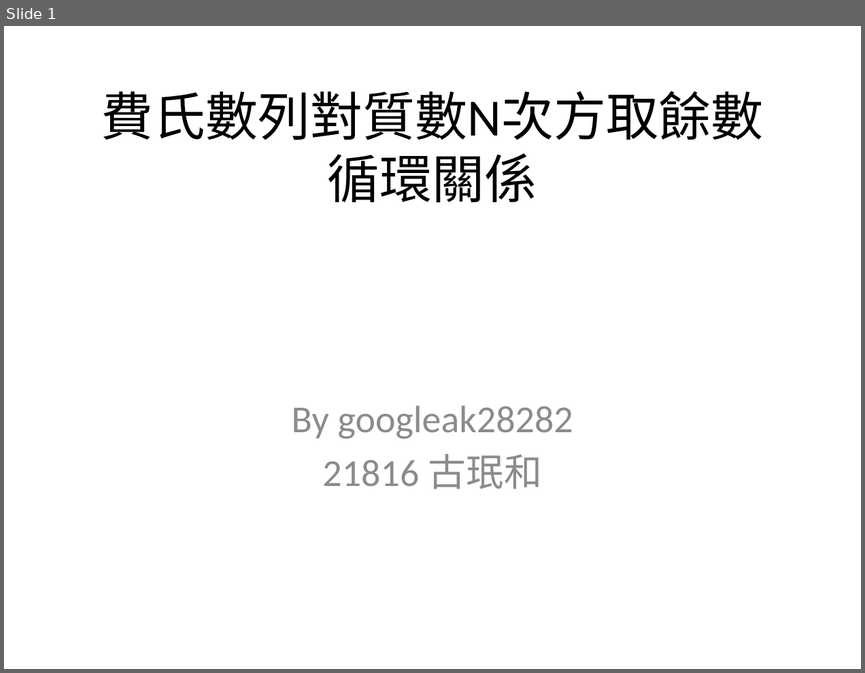
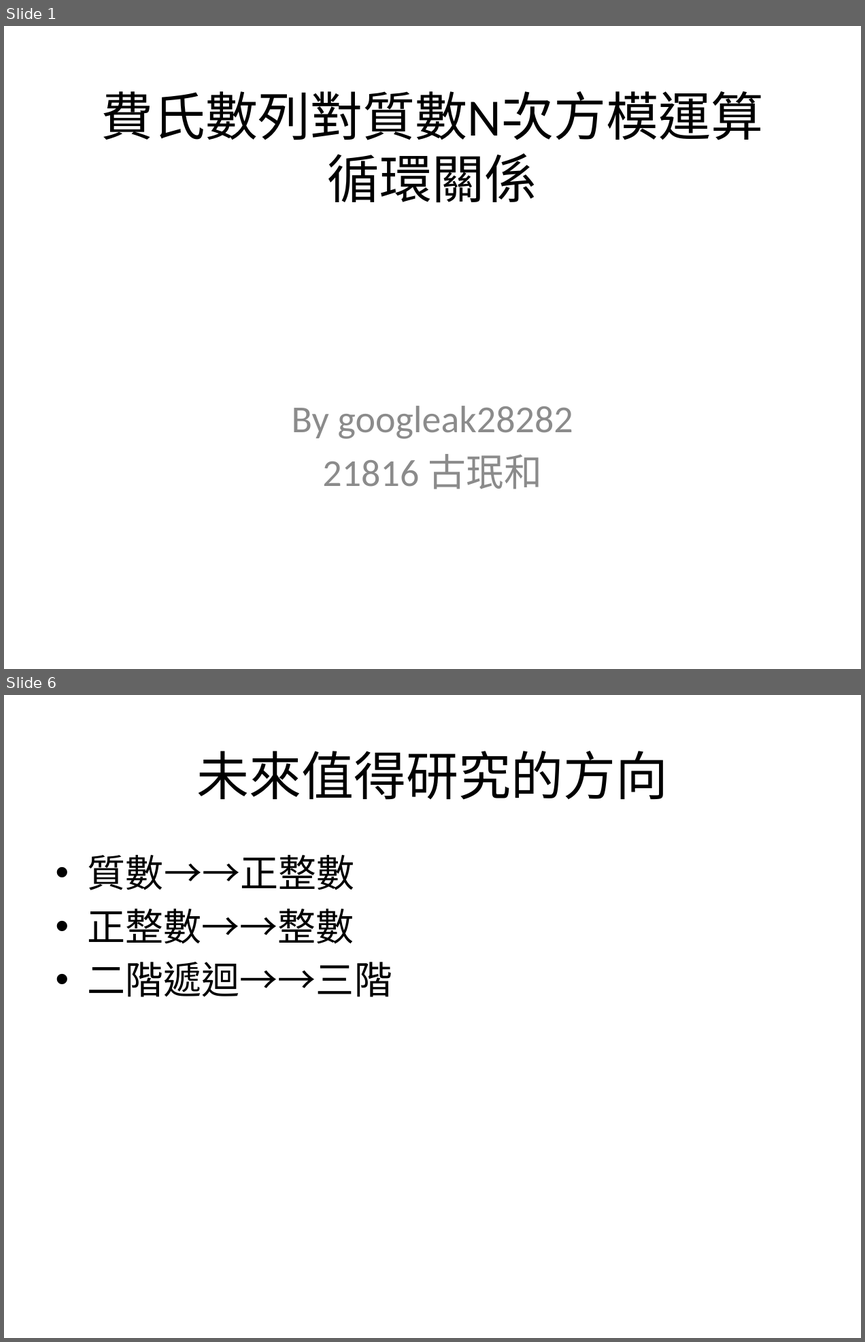
Before and after one commit to googleak28282/-, a slide deck: 專題.pptx. Shown one above the other, each under a label of ours: slide 1 before the commit, slides 1 and 6 after it; the slides between them are not shown. The pictures are 865x673 and 865x1342 pixels, drawn with LibreOffice and Linux fonts; fonts in the diff are those of the drawing. Boxes give left, top, right and bottom in pixels: in the first picture for what was removed or moved away, otherwise in the second. Text is boxed around its words. In the diff, an @@ line names an element or a change of style, - is before the commit and + after.

```diff
--- a/專題.pptx
+++ b/專題.pptx
@@ slide 6 added at [4, 695, 861, 1338], background #FFFFFF @@
@@ title added at [196, 751, 668, 800], 44 pt, text #000000 @@
+    未來值得研究的方向
@@ text added at [88, 855, 392, 997], 32 pt, text #000000 @@
+• 質數→→正整數
+• 正整數→→整數
+• 二階遞迴→→三階
@@ slide 1 changed as well @@
@@ title at [101, 91, 763, 140]: text changed @@
-費氏數列對質數N次方取餘數循環關係
+費氏數列對質數N次方模運算循環關係
```
Also in this commit, not shown: 6 other slides added, 1 slide removed, 58 other files.
